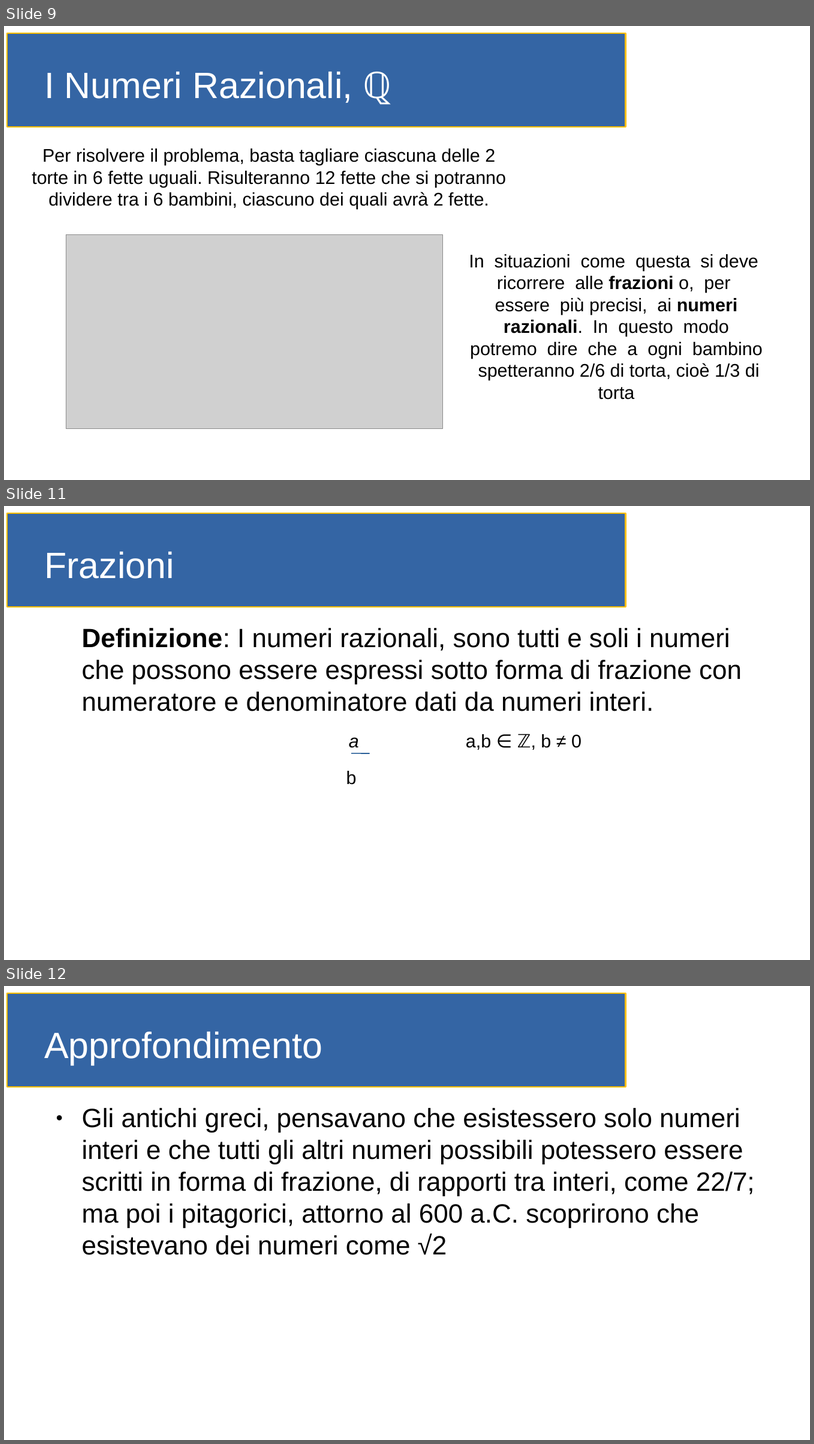
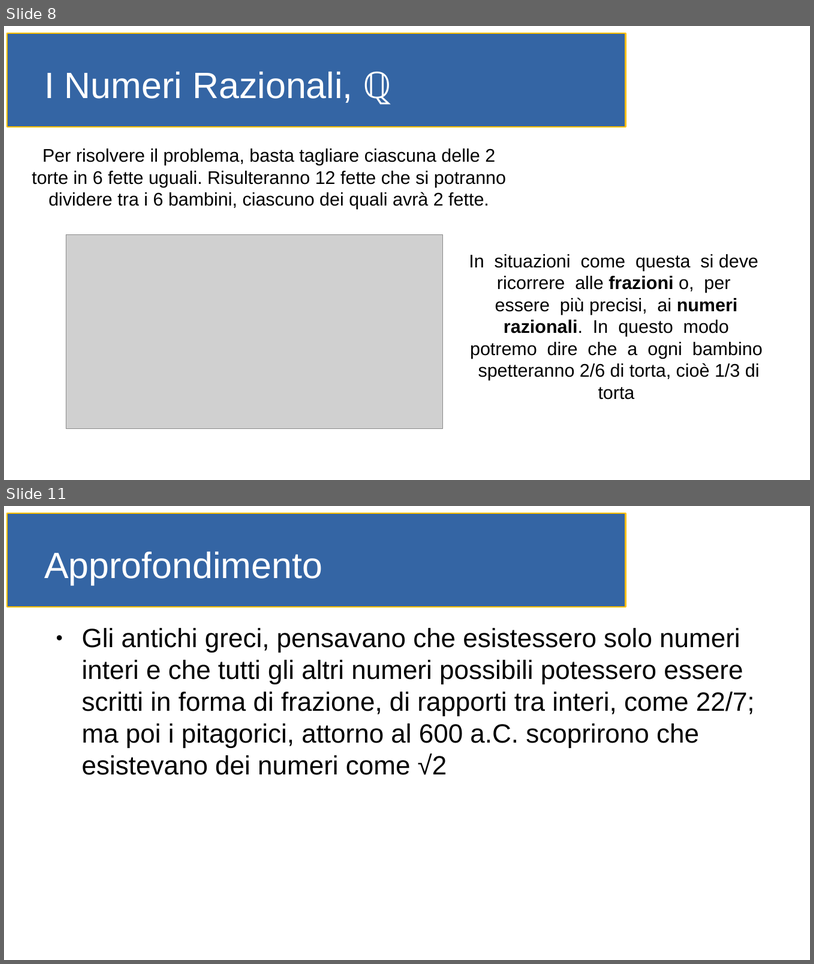
Before and after one commit to gioretikto/gioretikto.github.io, a slide deck: orale.odp. Shown one above the other, each under a label of ours: slides 9, 11 and 12 before the commit, slides 8 and 11 after it; the slides between them are not shown. The pictures are 814x1444 and 814x964 pixels, drawn with LibreOffice and Linux fonts; fonts in the diff are those of the drawing; grey boxes stand for pictures. Boxes give left, top, right and bottom in pixels: in the first picture for what was removed or moved away, otherwise in the second. Text is boxed around its words. In the diff, an @@ line names an element or a change of style, - is before the commit and + after.

```diff
--- a/orale.odp
+++ b/orale.odp
@@ slide 11 removed at box(4, 506, 810, 960), background #FFFFFF; not listed: 1 template element that a slide beside it also shows @@
@@ title removed at box(44, 552, 174, 579) @@
-Frazioni
@@ text removed at box(82, 628, 742, 711) @@
-Definizione: I numeri razionali, sono tutti e soli i numeri che possono essere espressi sotto forma di frazione con numeratore e denominatore dati da numeri interi.
@@ text removed at box(349, 737, 359, 748) @@
-a
@@ text removed at box(466, 733, 582, 750) @@
-a,b ∈ ℤ, b ≠ 0
@@ line removed from (351, 753) to (370, 753) @@
@@ text removed at box(347, 771, 357, 784) @@
-b
@@ what was slide 9 is now slide 8 @@
@@ what was slide 12 is now slide 11 @@
```
Also in this commit, not shown: 1 slide changed, 1 slide added, 1 other slide removed.
